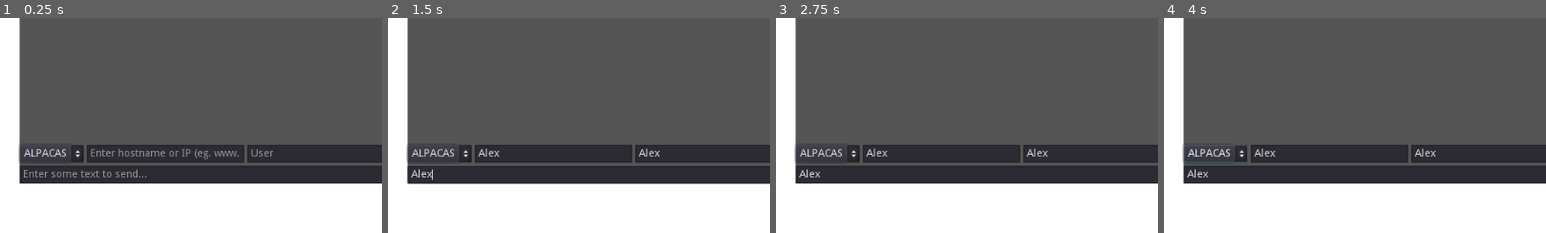
Above: before the commit, frames 1-4 (left to right).
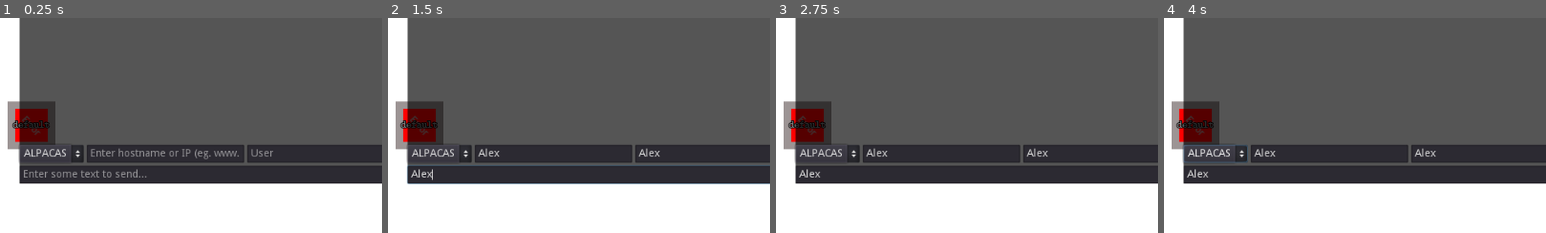
Above: after the commit, the same moments.

Repository: FreeDelete-Software/ALPACASclient
Game: Godot game, scene res://Game.tscn
Two runs of this game, one before a commit and one after it. Both use one fixed random seed, a clock stepped at 60 frames per second and the inputs below.
Inputs (mouse positions are % of the whole screen's width and height, from its top left):
- Up to frame 1 (0.25 s): no input
- Up to frame 2 (1.5 s): click (30, 53) at 0.52 s; type "Alex" at 0.6 s; click (51, 53) at 0.75 s; type "Alex" at 0.83 s; click (72, 53) at 0.98 s; type "12" at 1.07 s; click (48, 58) at 1.27 s; type "Alex" at 1.35 s
- Up to frame 3 (2.75 s): click "Messages" at 2 s
- Up to frame 4 (4 s): click "ALPACAS" at 2.75 s; click "Send" at 3.5 s
The pictures show only the part of the screen within x 8-58%, y 22-72%; the shares and areas given below are measured in that part.

The runs differ from the first frame. In frame 1, 2.5% of the frame differs, in the area x 2-15%, y 38-62%; in frame 2, 2.5%; in frame 3, 2.5%; in frame 4, 2.5%.

Commit message:
Add UI container for characters
This adds a container to render.tscn for rendering other players in
the same room. Currenetly, these are just placeholders that aren't even
cleaned up at launch.

Diff:
--- a/render/render.tscn
+++ b/render/render.tscn
@@ -126,8 +126,24 @@
 margin_right = 0.0
 margin_bottom = 308.0
 
+[node name="Characters" type="VBoxContainer" parent="Scenery/Bottom"]
+margin_left = 128.0
+margin_right = 128.0
+margin_bottom = 308.0
+size_flags_vertical = 3
+
+[node name="InteractiveNode" parent="Scenery/Bottom/Characters" instance=ExtResource( 6 )]
+anchor_left = 0.0
+anchor_top = 0.0
+anchor_right = 0.0
+anchor_bottom = 0.0
+margin_left = 0.0
+margin_top = 0.0
+margin_right = 0.0
+margin_bottom = 0.0
+
 [node name="Objects" type="GridContainer" parent="Scenery/Bottom"]
-margin_left = 128.0
+margin_left = 256.0
 margin_right = 1024.0
 margin_bottom = 308.0
 size_flags_horizontal = 3
@@ -145,7 +161,7 @@
 anchor_bottom = 0.0
 margin_left = 0.0
 margin_top = 0.0
-margin_right = 224.0
+margin_right = 192.0
 margin_bottom = 0.0
 
 [node name="CmdGen" type="Node" parent="."]
Not shown, changed: VERSION
